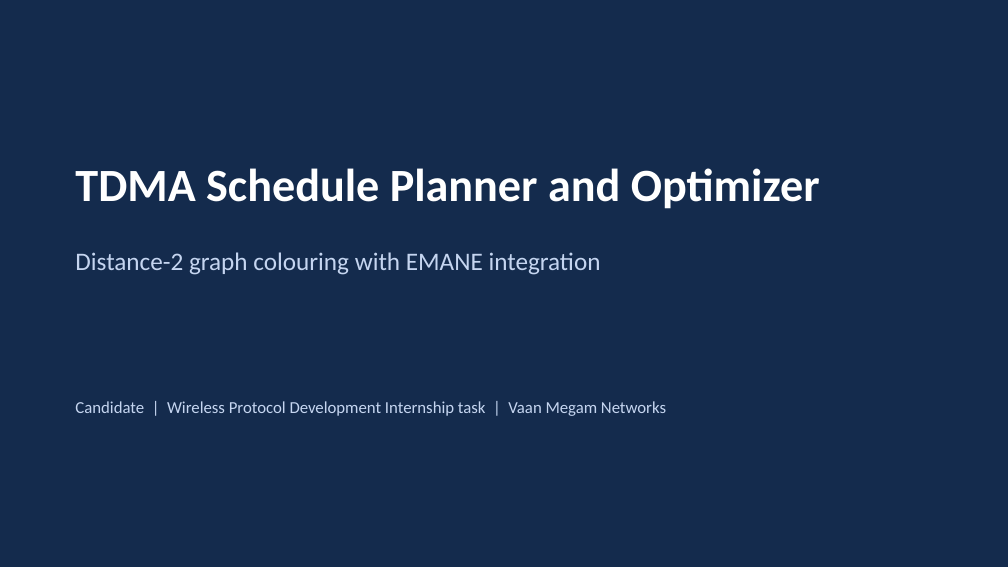
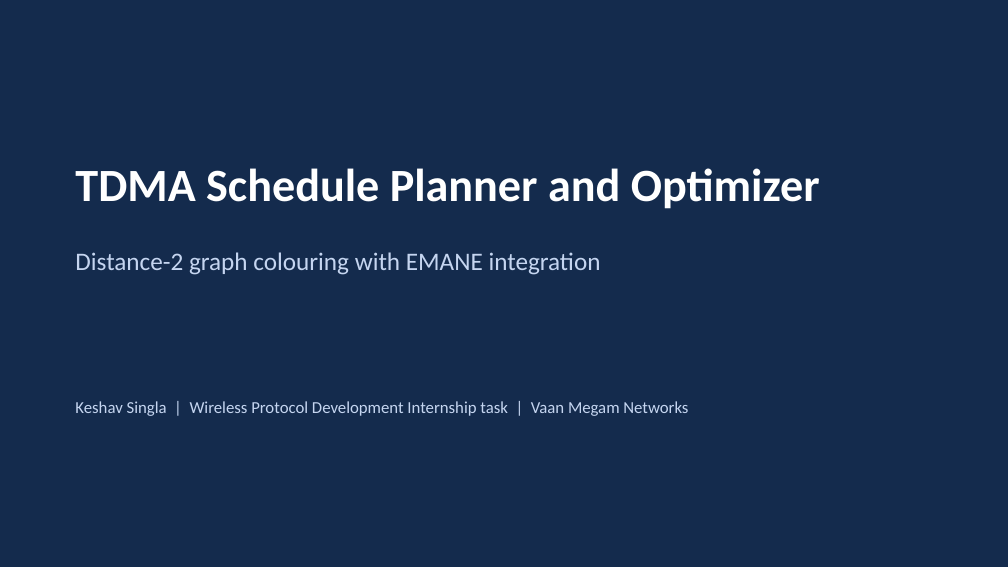
Before and after one commit to keshavhacker1609/tdma-schedule-planner-emane, a slide deck: slide 1 of docs/TDMA_Planner_Presentation.pptx. Drawn at 1008x567 pixels with LibreOffice and Linux fonts; fonts in the diff are those of the drawing. Boxes give left, top, right and bottom in pixels: in the first picture for what was removed or moved away, otherwise in the second. Text is boxed around its words. In the diff, an @@ line names an element or a change of style, - is before the commit and + after.

Commit message:
Add candidate name to report and slides

```diff
--- a/docs/TDMA_Planner_Presentation.pptx
+++ b/docs/TDMA_Planner_Presentation.pptx
@@ text at bbox=[75, 401, 688, 416]: text changed @@
-Candidate | Wireless Protocol Development Internship task | Vaan Megam Networks
+Keshav Singla | Wireless Protocol Development Internship task | Vaan Megam Networks
```
Also in this commit, not shown: 1 other file.
